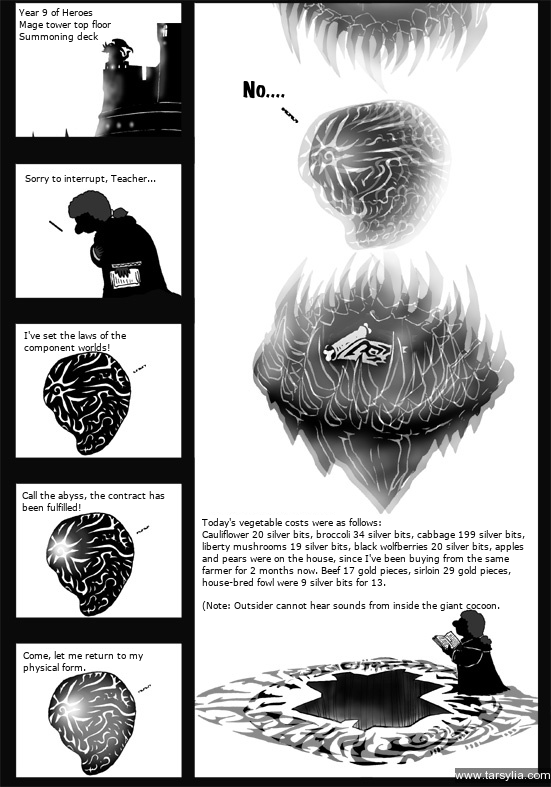
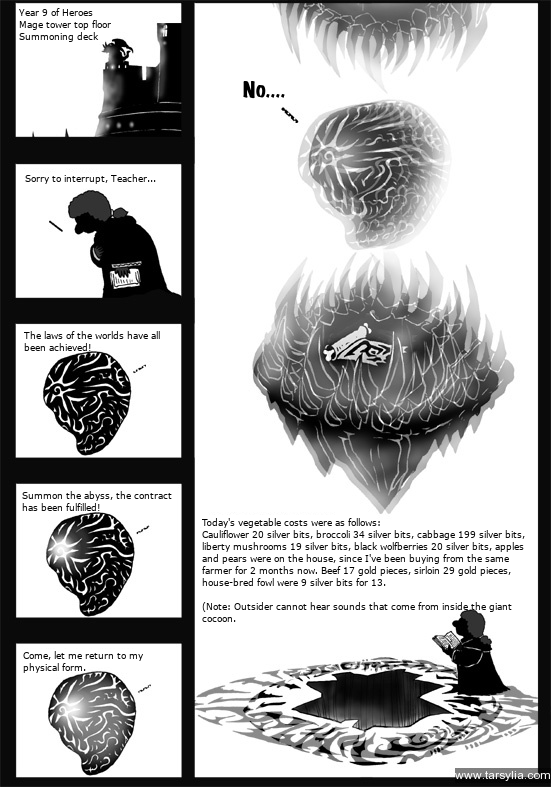
The second 551×787 image is a revision of the first. Changes to its layers:
renamed "I've set the laws of the compo..." to "The laws of the worlds have al...", painted on it over box(24, 331, 160, 353)
renamed "Call the abyss, the contract h..." to "Summon the abyss, the contract...", painted on it over box(22, 491, 172, 511)
painted on "Today's vegetable costs were a..." over box(202, 518, 512, 622)
